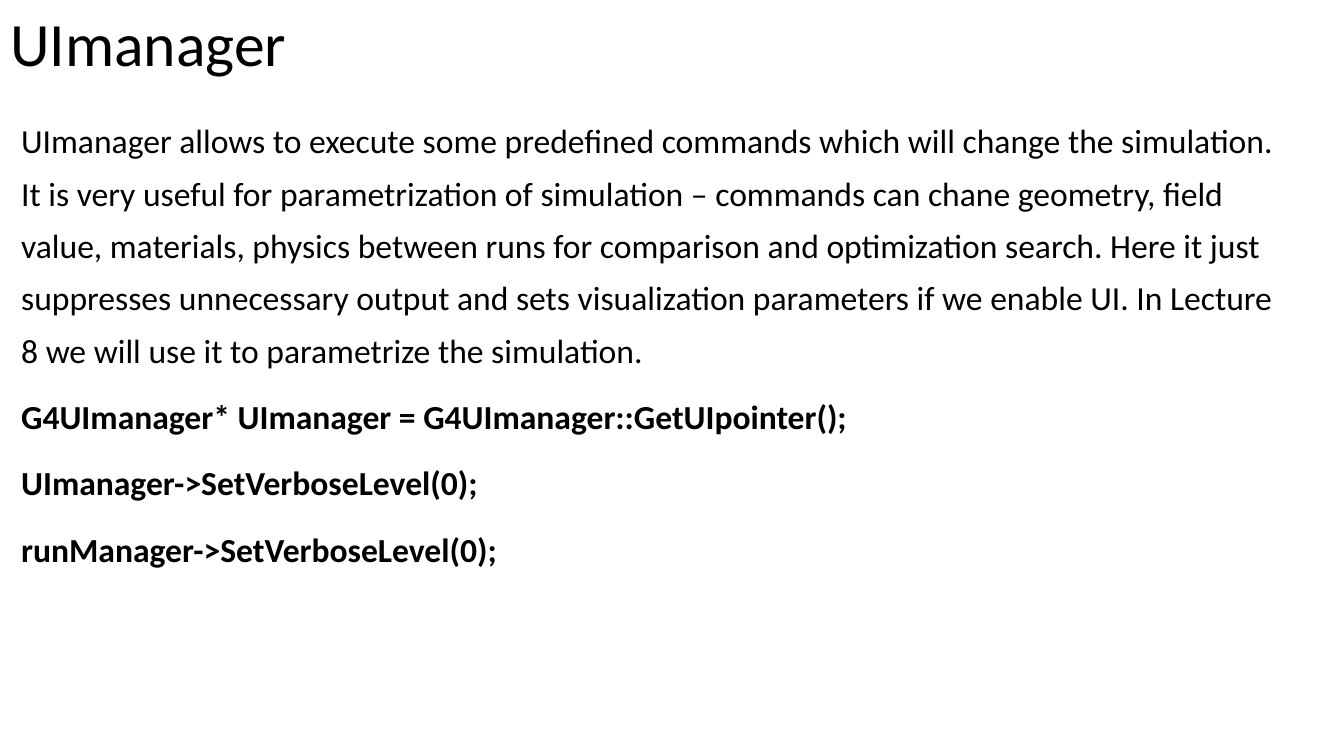
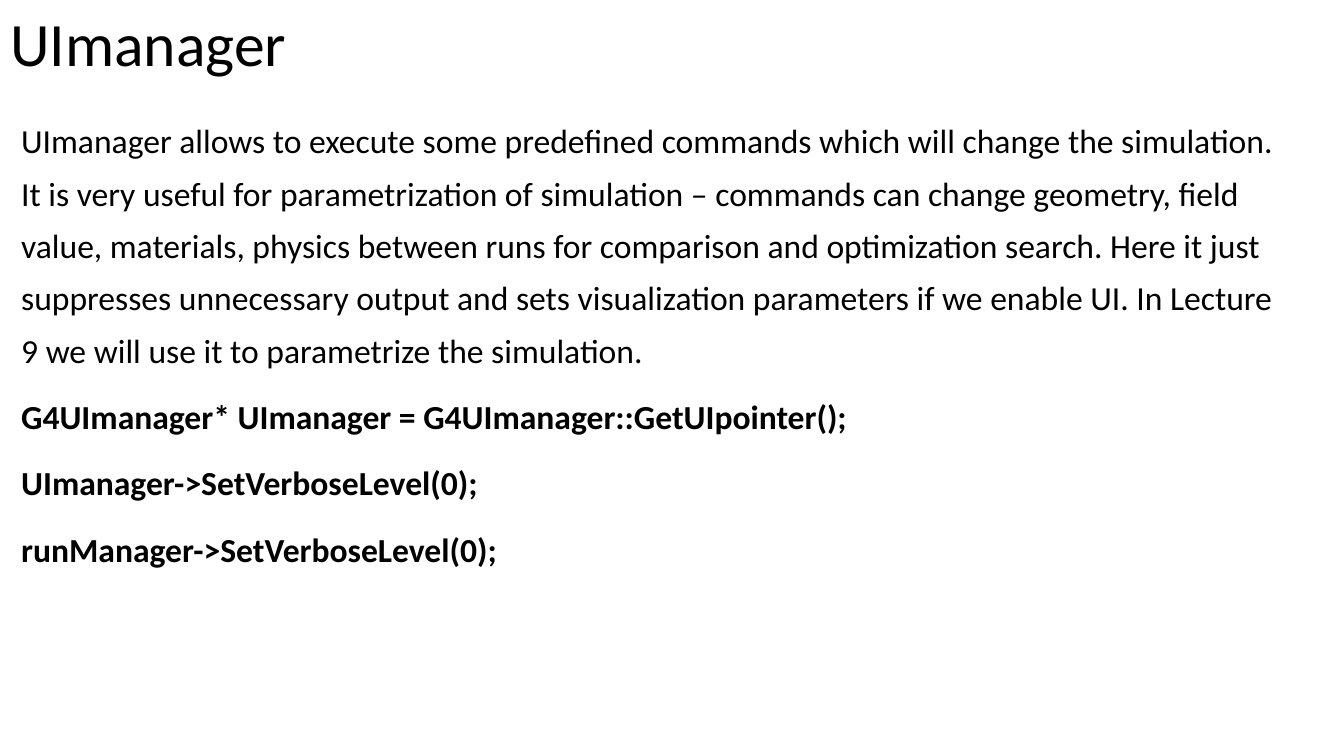
Before and after one commit to dima3551/geant4-course, a slide deck: slide 8 of 2-General-structure-of-Geant4-project/2 General structure of Geant4 project.pptx (slide 6 before the commit). Drawn at 1344x756 pixels with LibreOffice and Linux fonts; fonts in the diff are those of the drawing. Boxes give left, top, right and bottom in pixels: in the first picture for what was removed or moved away, otherwise in the second. Text is boxed around its words. In the diff, an @@ line names an element or a change of style, - is before the commit and + after.

```diff
--- a/2-General-structure-of-Geant4-project/2 General structure of Geant4 project.pptx
+++ b/2-General-structure-of-Geant4-project/2 General structure of Geant4 project.pptx
@@ text at <box>21,129,1272,369</box>: text changed @@
-UImanager allows to execute some predefined commands which will change the simulation. It is very useful for parametrization of simulation – commands can chane geometry, field value, materials, physics between runs for comparison and optimization search. Here it just suppresses unnecessary output and sets visualization parameters if we enable UI. In Lecture 8 we will use it to parametrize the simulation.
+UImanager allows to execute some predefined commands which will change the simulation. It is very useful for parametrization of simulation – commands can change geometry, field value, materials, physics between runs for comparison and optimization search. Here it just suppresses unnecessary output and sets visualization parameters if we enable UI. In Lecture 9 we will use it to parametrize the simulation.
```
Also in this commit, not shown: 9 other slides changed, 3 slides added, 1 other file.
